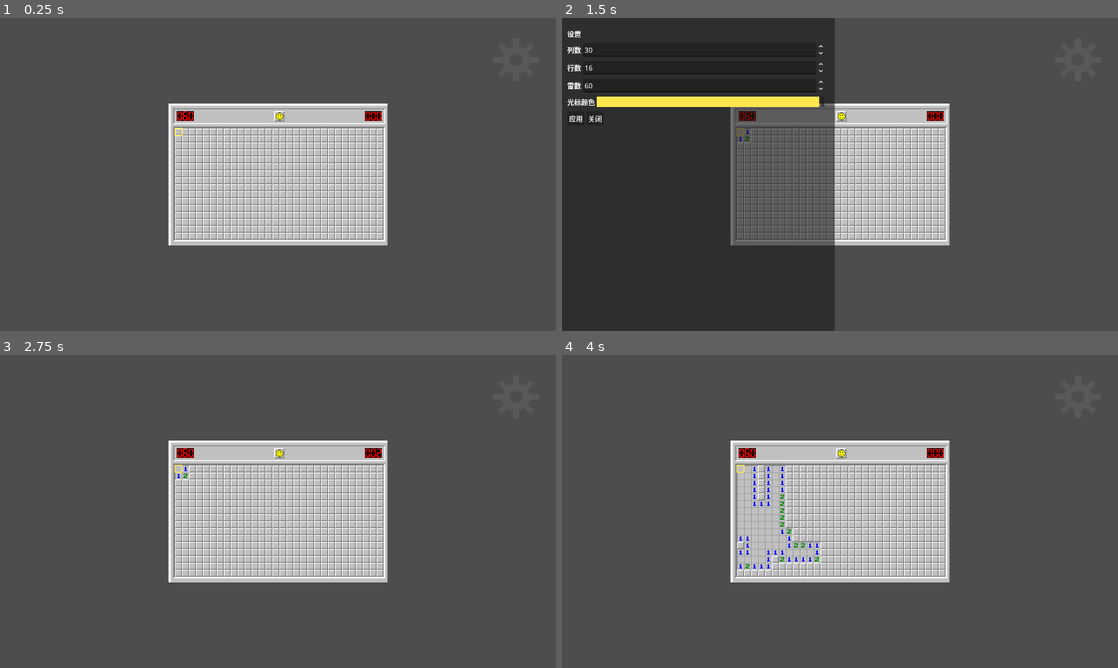
Above: before the commit, frames 1-4 (two rows, left to right).
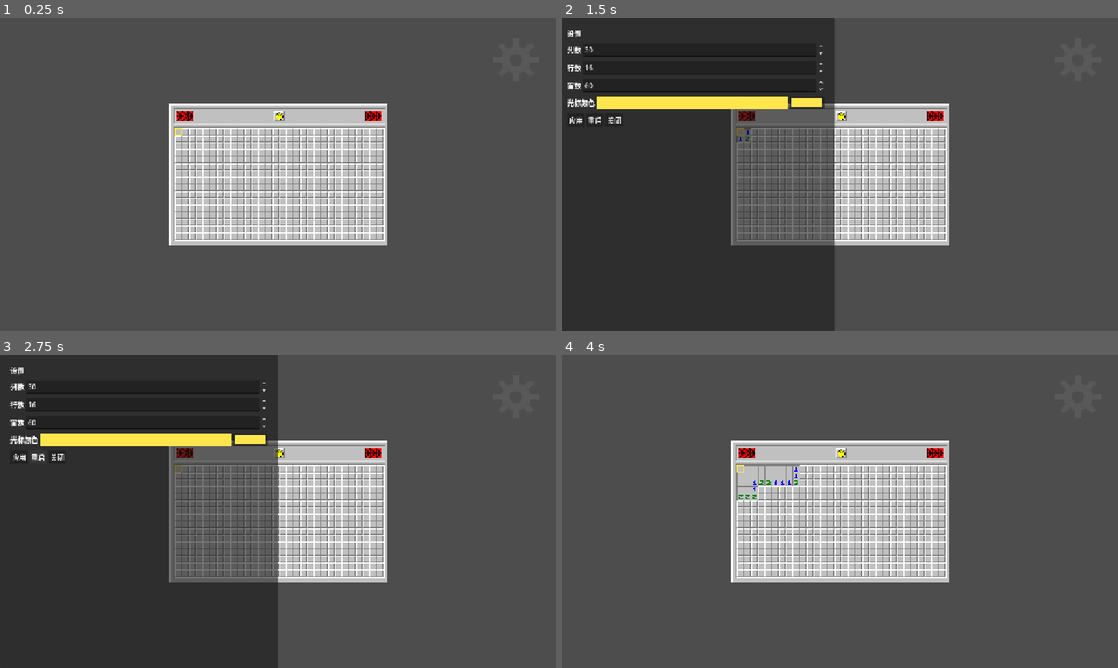
Above: after the commit, the same moments.

Repository: fjasl/mine-sweeper-godot
Game: Godot game, scene res://UnitTest/Main.tscn
The game is run twice, just before and just after one commit, with the same random seed, the same clock (stepped at 60 frames per second) and the same inputs.
Inputs (mouse positions are in pixels of both pictures, inside the frame that each line leads up to):
- Up to frame 1 (0.25 s): no input
- Up to frame 2 (1.5 s): tap Enter at 0.5 s; move the mouse to (962, 158) at 0.52 s; press the mouse at (962, 158) at 0.53 s; hold Right (ui_right) 0.53-1.25 s; release the mouse at (962, 158) at 1.25 s; click (1079, 58) at 1.25 s
- Up to frame 3 (2.75 s): click (38, 458) at 2 s, where only the run after the commit has a clickable "重启"
- Up to frame 4 (4 s): click (578, 458) at 2.75 s, where only the run after the commit has a clickable "应用"; tap Space (new_game) at 3.5 s; move the mouse to (728, 527) at 3.52 s; hold Down (ui_down) from 3.53 s (still down); click (728, 527) at 3.6 s

The runs differ from the first frame. In frame 1, 3.9% of the frame differs, in the area x 30-70%, y 27-73%; in frame 2, 3.8%; in frame 3, 51%, in the area x 0-70%, y 0-100%; in frame 4, 4.7%.
Error in both runs: Invalid access to property or key 'audio_manager' on a base object of type 'Nil'. (res://UnitTest/main.gd:30)

Commit message:
little mod && restart button

Diff:
--- a/UnitTest/background.gd
+++ b/UnitTest/background.gd
@@ -41,6 +41,17 @@
 	)
 	# 面板往内缩一个 bevel 厚度，才是第一格(0,0)的位置
 	return board_start + Vector2(boardBevelThickness, boardBevelThickness)
+
+func place_display(display, side: String, inset: float) -> Vector2:
+	var rect = scoreboard_rect()
+	var tsize = display.display_size()
+	var y = rect.position.y + (rect.size.y - tsize.y) / 2.0
+	var x
+	match side:
+		"right":  x = rect.position.x + rect.size.x - inset - tsize.x
+		"left":   x = rect.position.x + inset
+		"center": x = rect.position.x + (rect.size.x - tsize.x) / 2.0
+	return Vector2(x, y)
 
 
 func scoreboard_rect() -> Rect2:
--- a/UnitTest/main.gd
+++ b/UnitTest/main.gd
@@ -15,9 +15,9 @@
 func _ready() -> void:
 	# 摆放：背景只提供几何(格子原点/计分板矩形)，具体位置由这里决定
 	board.position  = background.board_grid_origin()
-	timer.position  = _place_display(background, timer,   "right", 8)
-	counter.position = _place_display(background, counter, "left", 8)
-	face.position = _place_display(background, face, "center", 0)
+	timer.position  = background.place_display(timer,   "right", 8)
+	counter.position = background.place_display(counter, "left", 8)
+	face.position = background.place_display(face, "center", 0)
 
 	# 移动相机到正确视野
 	cam.position = background.position + background.board_size() / 2.0
@@ -56,6 +56,9 @@
 	# 输掉后点表情 → 重开
 	face.restart_requested.connect(_restart)
 
+
+	settings_panel.set_restart_func(_restart)
+
 	settings_btn.pressed.connect(func():
 		if settings_panel.visible:
 			settings_panel.close()
@@ -73,17 +76,6 @@
 	counter.set_number(board.mines.remaining_mines())
 	face.set_state("normal")
 
-# 一块计分显示：贴 left/right/居中、留 inset、垂直居中
-func _place_display(bg, display, side: String, inset: float) -> Vector2:
-	var rect = bg.scoreboard_rect()
-	var tsize = display.display_size()
-	var y = rect.position.y + (rect.size.y - tsize.y) / 2.0
-	var x
-	match side:
-		"right":  x = rect.position.x + rect.size.x - inset - tsize.x
-		"left":   x = rect.position.x + inset
-		"center": x = rect.position.x + (rect.size.x - tsize.x) / 2.0
-	return Vector2(x, y)
 
 func _apply_settings(cols: int, rows: int, mine_count: int, cursor_color: Color) -> void:
 	# 简单过滤非法值：宽/高/雷都限制在合理范围
@@ -116,9 +108,9 @@
 
 	# 2) 重新摆放/相机(尺寸变了要重算)
 	board.position = background.board_grid_origin()
-	timer.position = _place_display(background, timer, "right", 8)
-	counter.position = _place_display(background, counter, "left", 8)
-	face.position = _place_display(background, face, "center", 0)
+	timer.position  = background.place_display(timer,   "right", 8)
+	counter.position = background.place_display(counter, "left", 8)
+	face.position = background.place_display(face, "center", 0)
 	background.center_in_viewport()   # 尺寸变了，背景重新居中
 	background.queue_redraw()
 	cam.position = background.position + background.board_size() / 2.0
--- a/UnitTest/mines.gd
+++ b/UnitTest/mines.gd
@@ -83,7 +83,7 @@
 	if first:
 		started.emit()
 	if revealed_count == reveal_target:
-		_game_over(true)
+		_game_over(true, cell)
 
 # 右键：旗→问号→取消（对应 MakeGuess，去掉偏好只留循环）
 func toggle_flag(cell: Vector2i) -> void:
--- a/project.godot
+++ b/project.godot
@@ -13,9 +13,6 @@
 config/name="MineSweeper"
 run/main_scene="uid://deq4ijgs2kxpx"
 config/features=PackedStringArray("4.7", "Mobile")
-config/icon="res://Asset/winmine.ico"
-config/macos_native_icon="res://Asset/winmine.ico"
-config/windows_native_icon="res://Asset/winmine.ico"
 
 [autoload]
 
@@ -25,8 +22,8 @@
 
 window/size/viewport_width=1280
 window/size/viewport_height=720
-window/size/initial_position_type=0
-window/stretch/mode="viewport"
+window/size/mode=2
+window/stretch/mode="canvas_items"
 
 [editor_plugins]
 
--- a/settings_panel.gd
+++ b/settings_panel.gd
@@ -9,11 +9,16 @@
 var _color_swatch: ColorRect
 var _color_btn: ColorPickerButton
 var _apply_btn: Button
+var _restart_btn: Button
 var _close_btn: Button
 var _controls: Array = []
 var _sel := 0
 var _color_idx := 0
 var _color := Color(1, 0.9, 0.3)   # 当前光标颜色(预设或自定义共用)
+
+var restart_func: Callable = Callable()
+
+
 
 # 预设光标颜色（手柄左右循环）
 const PALETTE := [
@@ -36,6 +41,9 @@
 	Color(0.5, 0.5, 0.5),   # 中灰
 	Color(0.25, 0.25, 0.25),# 深灰
 ]
+
+func set_restart_func(callback: Callable):
+	restart_func = callback
 
 func _ready() -> void:
 	# 左半屏抽屉：宽=屏幕一半, 高=全屏, 贴左
@@ -75,9 +83,13 @@
 	_color_swatch.custom_minimum_size = Vector2(44, 22)
 	_color_swatch.color = _color
 	_color_swatch.size_flags_horizontal = Control.SIZE_EXPAND_FILL
+	_color_swatch.size_flags_stretch_ratio = 9   # ← 占 9 份
 	color_row.add_child(_color_swatch)
 	_color_btn = ColorPickerButton.new()
 	_color_btn.color = _color
+	_color_btn.custom_minimum_size = Vector2(80, 28)   # ← 设置最小尺寸
+	_color_btn.size_flags_horizontal = Control.SIZE_EXPAND_FILL  # ← 可选：让它也扩展
+	_color_btn.size_flags_stretch_ratio = 1    # ← 占 1 份
 	color_row.add_child(_color_btn)
 	_color_btn.color_changed.connect(_set_color)   # 自定义颜色(鼠标/手柄弹窗)
 
@@ -85,6 +97,8 @@
 	vb.add_child(btns)
 	_apply_btn = Button.new(); _apply_btn.text = "应用"; btns.add_child(_apply_btn)
 	_apply_btn.pressed.connect(_on_apply)
+	_restart_btn = Button.new(); _restart_btn.text = "重启"; btns.add_child(_restart_btn)
+	_restart_btn.pressed.connect(restart)
 	_close_btn = Button.new(); _close_btn.text = "关闭"; btns.add_child(_close_btn)
 	_close_btn.pressed.connect(close)
 
@@ -117,6 +131,9 @@
 	t.tween_property(self, "position:x", -get_viewport_rect().size.x * 0.5, 0.2)\
 		.set_trans(Tween.TRANS_CUBIC).set_ease(Tween.EASE_IN)
 	t.tween_callback(hide)
+
+func restart() -> void:
+	restart_func.call()
 
 func _on_apply() -> void:
 	apply_settings.emit(
Not shown, changed: export_presets.cfg
Not shown: 1 places in ui.tscn that only renumber resources
Not shown, changed: .gitignore
